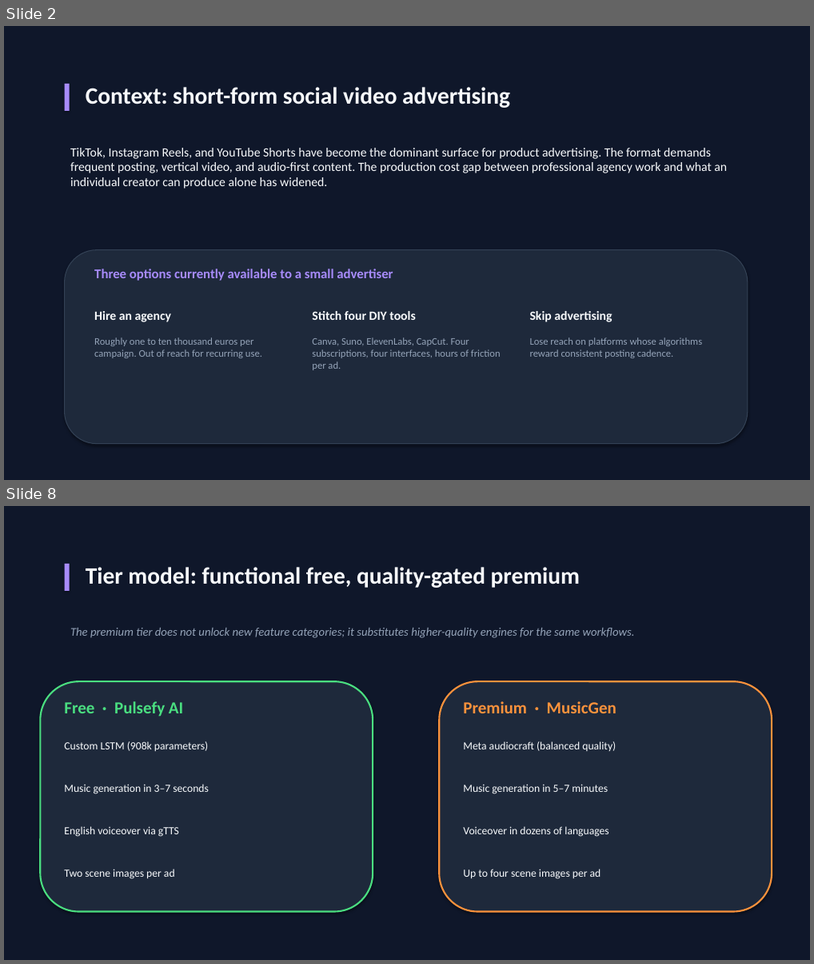
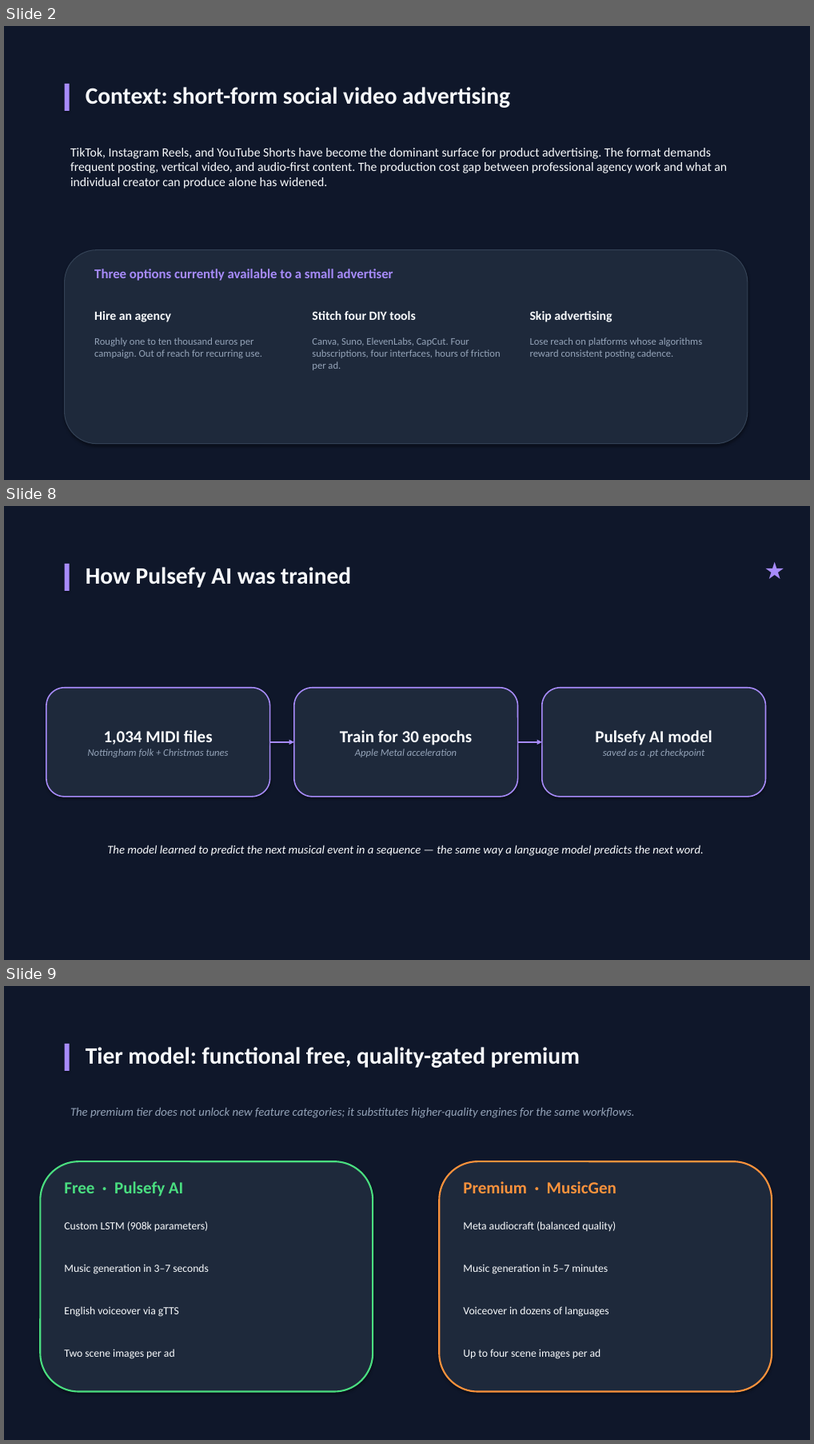
Before and after one commit to kevinvlad03/Pulsefy-Diploma-Project, a slide deck: docs/Pulsefy_Defense_Presentation.pptx. Shown one above the other, each under a label of ours: slides 2 and 8 before the commit, slides 2, 8 and 9 after it; the slides between them are not shown. The pictures are 814x964 and 814x1444 pixels, drawn with LibreOffice and Linux fonts; fonts in the diff are those of the drawing. Boxes give left, top, right and bottom in pixels: in the first picture for what was removed or moved away, otherwise in the second. Text is boxed around its words. In the diff, an @@ line names an element or a change of style, - is before the commit and + after.

```diff
--- a/docs/Pulsefy_Defense_Presentation.pptx
+++ b/docs/Pulsefy_Defense_Presentation.pptx
@@ slide 8 added at <box>4,506,810,960</box>, background #0F172A @@
@@ text added at <box>754,548,797,591</box>, 28 pt, text #A78BFA @@
+★
@@ rectangle added at <box>65,564,70,591</box>, fill #A78BFA @@
@@ text added at <box>86,567,351,588</box>, 28 pt, text #F8FAFC, bold @@
+How Pulsefy AI was trained
@@ rounded rectangle added at <box>46,688,270,796</box>, fill #1E293B, outline #A78BFA 1.5 pt, 12 pt, text #94A3B8, italic @@
+1,034 MIDI files
+Nottingham folk + Christmas tunes
@@ rounded rectangle added at <box>294,688,518,796</box>, fill #1E293B, outline #A78BFA 1.5 pt, 12 pt, text #94A3B8, italic @@
+Train for 30 epochs
+Apple Metal acceleration
@@ rounded rectangle added at <box>542,688,766,796</box>, fill #1E293B, outline #A78BFA 1.5 pt, 12 pt, text #94A3B8, italic @@
+Pulsefy AI model
+saved as a .pt checkpoint
@@ arrow added from (270, 742) to (294, 742), #A78BFA 1.5 pt @@
@@ arrow added from (518, 742) to (542, 742), #A78BFA 1.5 pt @@
@@ text added at <box>107,844,703,856</box>, 14 pt, text #F8FAFC, italic @@
+The model learned to predict the next musical event in a sequence — the same way a language model predicts the next word.
@@ what was slide 8 is now slide 9 @@
```
Also in this commit, not shown: 5 slides changed, 1 other slide added, 1 slide removed, 1 other file.
